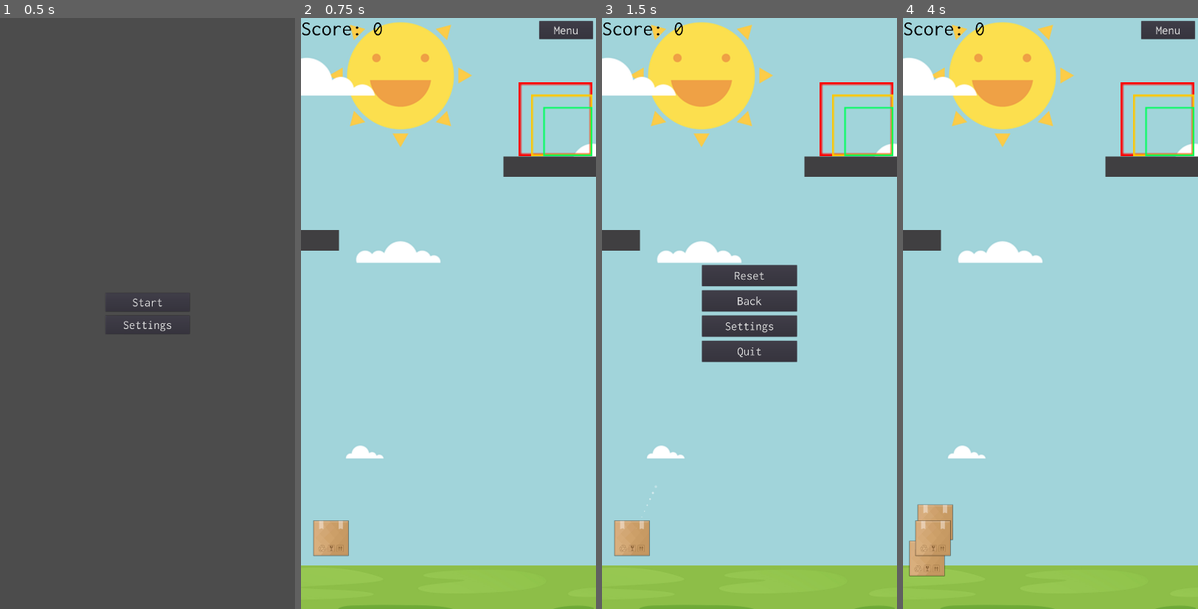
Above: before the commit, frames 1-4 (left to right).
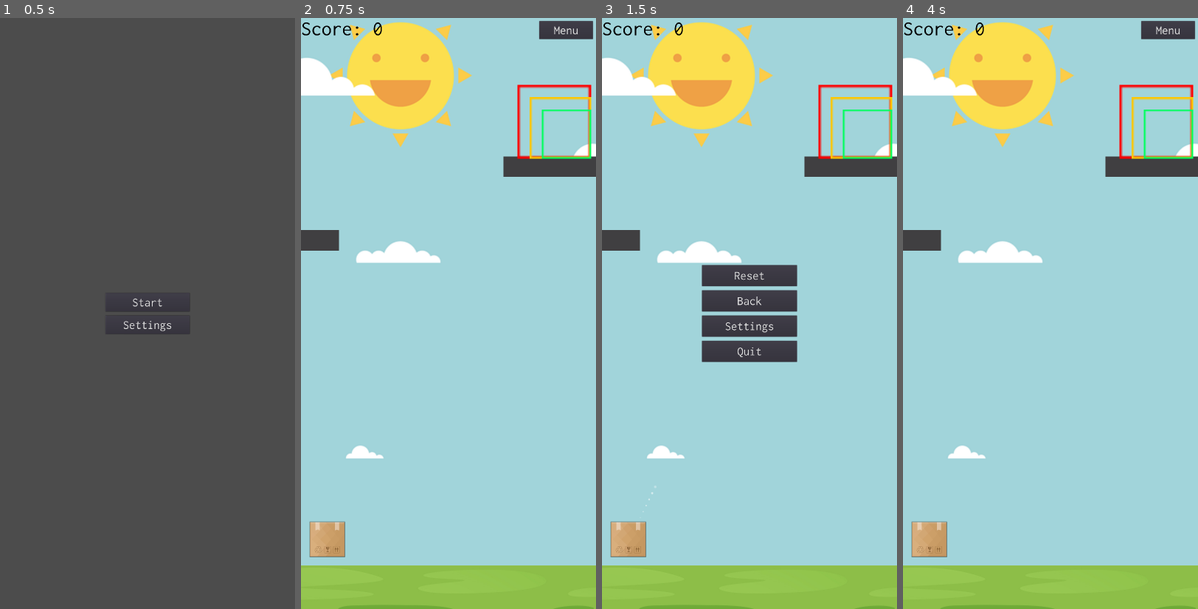
Above: after the commit, the same moments.

Repository: yakoup46/mygame
Game: Godot game, scene res://UI.tscn
Two runs of this game, one before a commit and one after it. Both use one fixed random seed, a clock stepped at 60 frames per second and the inputs below.
Inputs (mouse positions are in pixels of both pictures, inside the frame that each line leads up to):
- Up to frame 1 (0.5 s): no input
- Up to frame 2 (0.75 s): click "Start" at 0.5 s
- Up to frame 3 (1.5 s): click "Menu" at 1.25 s
- Up to frame 4 (4 s): click "Reset" at 2 s; tap Enter at 2.75 s; move the mouse to (1115, 283) at 2.77 s; click (1115, 283) at 2.92 s; tap Space at 3.5 s; move the mouse to (991, 343) at 3.52 s; click (991, 343) at 3.67 s

Frame 1 is identical in both runs. In frame 2, 1.8% of the frame differs, in the area x 2-99%, y 10-92%; in frame 3, 1.8%; in frame 4, 2.5%, in the area x 2-99%, y 10-95%.

Commit message:
some tweaks

Diff:
--- a/Box/Box.tscn
+++ b/Box/Box.tscn
@@ -7,9 +7,8 @@
 [ext_resource path="res://Box/box.png" type="Texture" id=5]
 
 [sub_resource type="PhysicsMaterial" id=1]
-friction = 0.25
+friction = 0.5
 rough = true
-bounce = 0.35
 
 [sub_resource type="RectangleShape2D" id=2]
 custom_solver_bias = 1.0
@@ -30,12 +29,10 @@
 time_anim = 1.0
 
 [node name="RigidBody2D" type="RigidBody2D" parent="."]
+position = Vector2( -18.0635, 6.021 )
 mode = 1
 physics_material_override = SubResource( 1 )
 gravity_scale = 9.0
-contacts_reported = 1
-contact_monitor = true
-angular_velocity = 0.5
 script = ExtResource( 4 )
 
 [node name="Sprite" type="Sprite" parent="RigidBody2D"]
@@ -53,4 +50,3 @@
 
 [node name="CollisionShape2D" type="CollisionShape2D" parent="RigidBody2D/Box"]
 shape = SubResource( 3 )
-[connection signal="body_entered" from="RigidBody2D" to="RigidBody2D" method="_on_RigidBody2D_body_entered"]
--- a/Box/RigidBody2D.gd
+++ b/Box/RigidBody2D.gd
@@ -3,6 +3,7 @@
 var startPos = Vector2()
 var window
 var active = true
+var targetRes = Vector2(1440, 2880)
 
 func _ready():
 	window = OS.get_real_window_size()
@@ -13,20 +14,21 @@
 
 	if (event is InputEventScreenTouch or event is InputEventMouseButton and mode == RigidBody2D.MODE_STATIC):
 		if (event.pressed):
-
 			startPos = get_global_mouse_position()
 
 		if (!event.pressed):
 			var dir = (get_global_mouse_position() - startPos)
 
-			mode = RigidBody2D.MODE_RIGID
-			get_node("CollisionShape2D").disabled = false
-			apply_central_impulse(Vector2(dir.x, -sqrt(abs(dir.y*(2000 + (2880 - window.y))))))
+			if (dir.length() > 100):
+				dir = dir.clamped(1000)
+				mode = RigidBody2D.MODE_RIGID
+				get_node("CollisionShape2D").disabled = false
+
+			#var extra = 2000 + ((1 - (window.x/float(1440))) * 2000)
+			#print(extra)
+
+				apply_central_impulse(Vector2(dir.x, -sqrt(abs(dir.y*(2000)))))
+				angular_velocity = dir.normalized().x
 
 func _physics_process(delta):
 	pass
-
-func _on_RigidBody2D_body_entered(body):
-	if (body.get_parent().name == 'Box'):
-		bounce = 0
-		body.bounce = 0
--- a/Game.gd
+++ b/Game.gd
@@ -5,6 +5,7 @@
 var score = 0
 var currentBox
 var boxHolder
+var boxes = []
 
 func _ready():
 	var node = ui.instance()
@@ -16,6 +17,7 @@
 
 	currentBox = $Box
 	boxHolder = $Box.duplicate()
+	boxes.append($Box)
 
 func _process(delta):
 	#if ($Box.get_node("RigidBody2D").linear_velocity.y == 0 && $Box.get_node("RigidBody2D").angular_velocity == 0):
@@ -24,25 +26,29 @@
 
 func _physics_process(delta):
 	score = 0
-	var inRed = isInside($LandingZone.get_node("Red"), $Box.get_node("RigidBody2D/Box"))
-	var inGreen = isInside($LandingZone.get_node("Green"), $Box.get_node("RigidBody2D/Box"))
-	var inYellow = isInside($LandingZone.get_node("Yellow"), $Box.get_node("RigidBody2D/Box"))
 
-	if inRed:
-		score = 1
+	for box in boxes:
 
-	if inYellow:
-		score = 2
+		var inRed = isInside($LandingZone.get_node("Red"), box.get_node("RigidBody2D/Box"))
+		var inGreen = isInside($LandingZone.get_node("Green"), box.get_node("RigidBody2D/Box"))
+		var inYellow = isInside($LandingZone.get_node("Yellow"), box.get_node("RigidBody2D/Box"))
 
-	if inGreen:
-		score = 3
+		if inRed:
+			score = 1
 
-	$Score.text = str("Score: ", score)
+		if inYellow:
+			score = 2
+
+		if inGreen:
+			score = 3
+
+		$Score.text = str("Score: ", score)
 
 	if (currentBox.get_node("RigidBody2D").mode == RigidBody2D.MODE_RIGID):
 		currentBox.active = false
 		currentBox = boxHolder.duplicate()
 		currentBox.get_node("RigidBody2D/CollisionShape2D").disabled = true
+		boxes.append(currentBox)
 		add_child(currentBox)
 
 func isInside(area, box):
--- a/Game.tscn
+++ b/Game.tscn
@@ -59,7 +59,7 @@
 z_index = 1
 
 [node name="LandingZone" parent="." instance=ExtResource( 7 )]
-position = Vector2( 1242.37, 493.159 )
+position = Vector2( 1236.03, 505.837 )
 
 [node name="Block2" parent="." instance=ExtResource( 5 )]
 position = Vector2( -30.9737, 1083.61 )
--- /dev/null
+++ b/RigidBody2D.gd
@@ -0,0 +1,15 @@
+extends RigidBody2D
+
+# Declare member variables here. Examples:
+# var a = 2
+# var b = "text"
+
+# Called when the node enters the scene tree for the first time.
+func _ready():
+	angular_velocity = 3
+	pass # Replace with function body.
+
+# Called every frame. 'delta' is the elapsed time since the previous frame.
+func _process(delta):
+	angular_velocity = 3
+	pass
--- a/StaticBody2D.gd
+++ b/StaticBody2D.gd
@@ -8,6 +8,8 @@
 var shapeowner
 
 func _ready():
+	friction = 0
+	bounce = 0.5
 	win = Vector2(1440, 2880)
 	thalf = (tin + tout) /2
 	for extpos in [
--- a/project.godot
+++ b/project.godot
@@ -22,8 +22,8 @@
 
 window/size/width=1440
 window/size/height=2880
-window/size/test_width=450
-window/size/test_height=900
+window/size/test_width=400
+window/size/test_height=800
 window/dpi/allow_hidpi=true
 window/handheld/orientation="portrait"
 window/stretch/mode="viewport"
--- /dev/null
+++ b/rotate.tscn
@@ -0,0 +1,20 @@
+[gd_scene load_steps=4 format=2]
+
+[ext_resource path="res://RigidBody2D.gd" type="Script" id=1]
+[ext_resource path="res://GreenBox.png" type="Texture" id=2]
+
+[sub_resource type="RectangleShape2D" id=1]
+extents = Vector2( 154.819, 149.925 )
+
+[node name="Node2D" type="Node2D"]
+
+[node name="RigidBody2D" type="RigidBody2D" parent="."]
+angular_damp = 16.07
+script = ExtResource( 1 )
+
+[node name="CollisionShape2D" type="CollisionShape2D" parent="RigidBody2D"]
+shape = SubResource( 1 )
+
+[node name="GreenBox" type="Sprite" parent="RigidBody2D/CollisionShape2D"]
+scale = Vector2( 10, 10 )
+texture = ExtResource( 2 )
